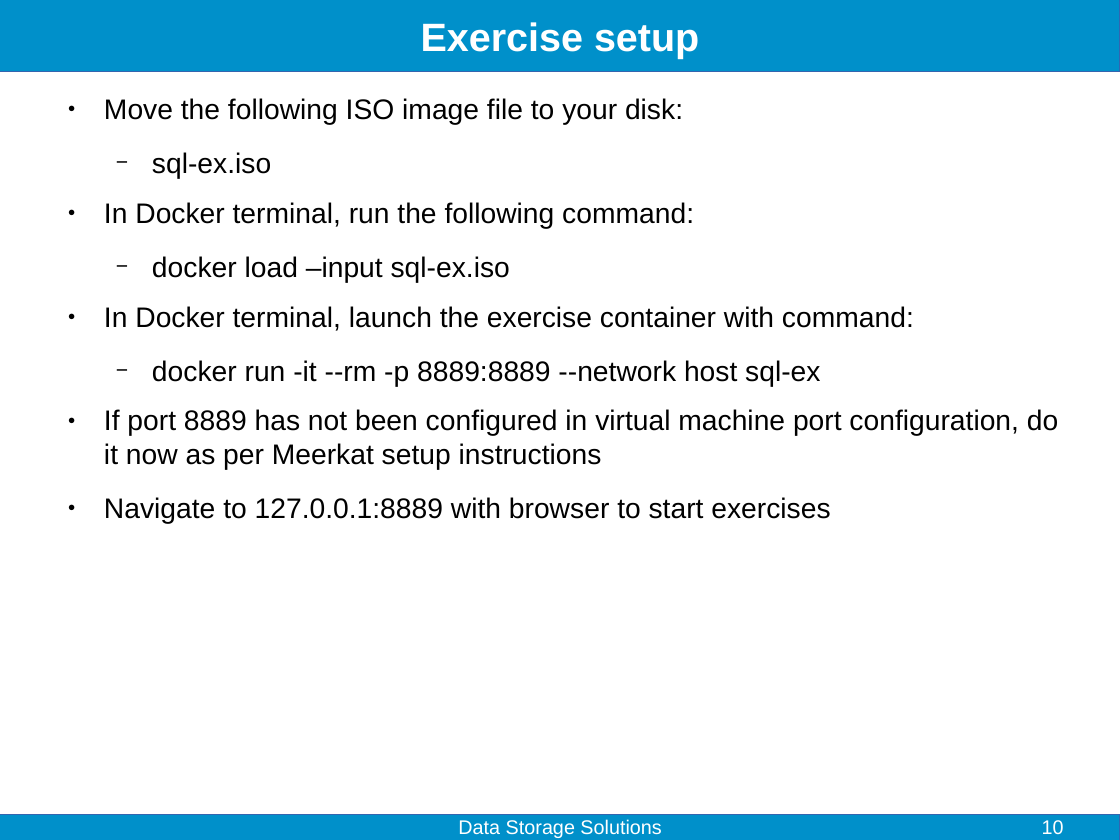
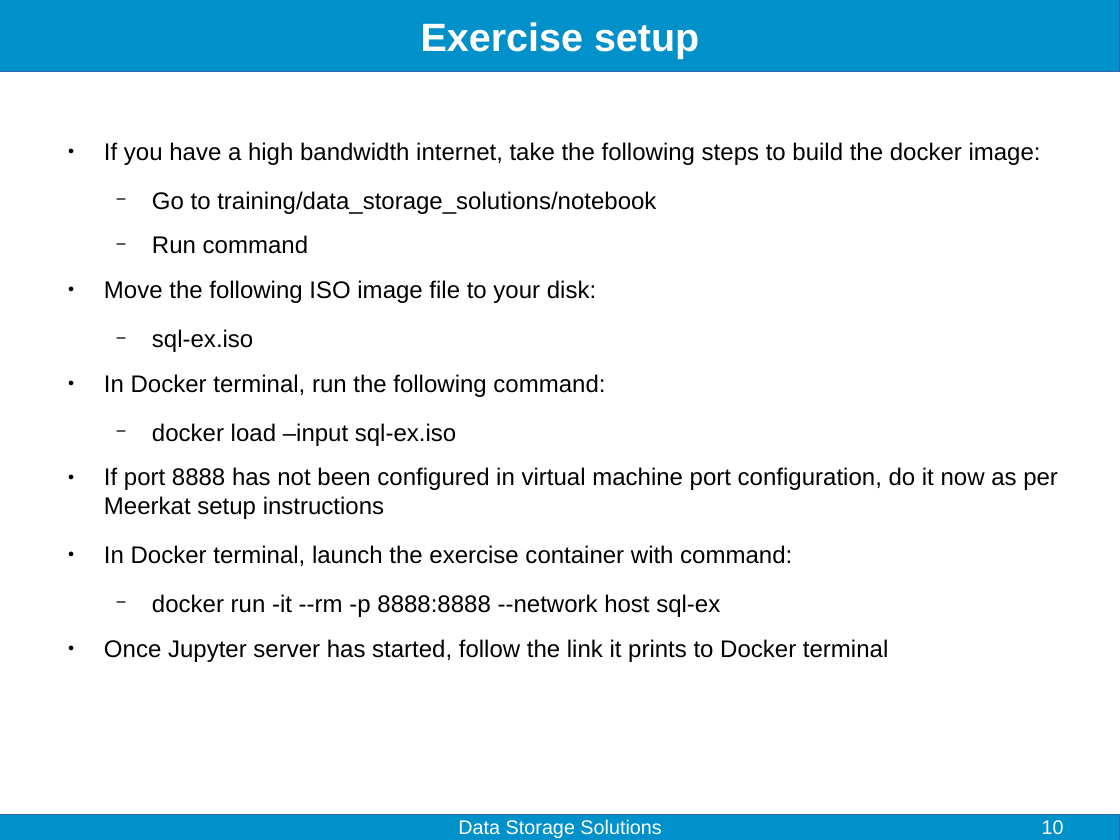
Before and after one commit to fjelltopp/training, a slide deck: slide 10 of data_storage_solutions/Data storage solutions.odp. Drawn at 1120x840 pixels with LibreOffice and Linux fonts; fonts in the diff are those of the drawing. Boxes give left, top, right and bottom in pixels: in the first picture for what was removed or moved away, otherwise in the second. Text is boxed around its words. In the diff, an @@ line names an element or a change of style, - is before the commit and + after.

Commit message:
additional changes to Data storage solutions slides

```diff
--- a/data_storage_solutions/Data storage solutions.odp
+++ b/data_storage_solutions/Data storage solutions.odp
@@ text at [104,142,1041,254]: paragraphs added @@
+● If you have a high bandwidth internet, take the following steps to build the docker image:
+  − Go to training/data_storage_solutions/notebook
+  − Run command
@@ text at [104,280,792,566]: size 20 to 17 pt in "Move the following ISO image file to ...", "sql-ex.iso", "In Docker terminal, run the following command:", "docker load –input sql-ex.iso" and 1 more places @@
@@ text at [104,467,1058,519]: paragraph added @@
+● If port 8888 has not been configured in virtual machine port configuration, do it now as per Meerkat setup instructions
@@ text at [104,594,888,662]: text changed; size 20 to 17 pt @@
-  − docker run -it --rm -p 8889:8889 --network host sql-ex
-● If port 8889 has not been configured in virtual machine port configuration, do it now as per Meerkat setup instructions
-● Navigate to 127.0.0.1:8889 with browser to start exercises
+  − docker run -it --rm -p 8888:8888 --network host sql-ex
+● Once Jupyter server has started, follow the link it prints to Docker terminal
```
Also in this commit, not shown: 1 other slide changed.
